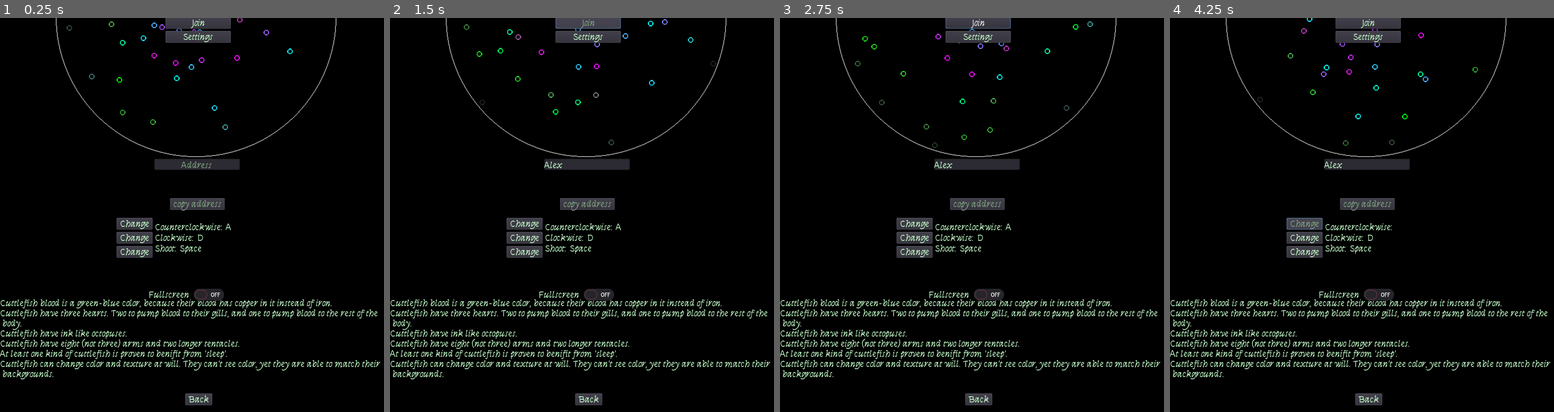
Above: before the commit, frames 1-4 (left to right).
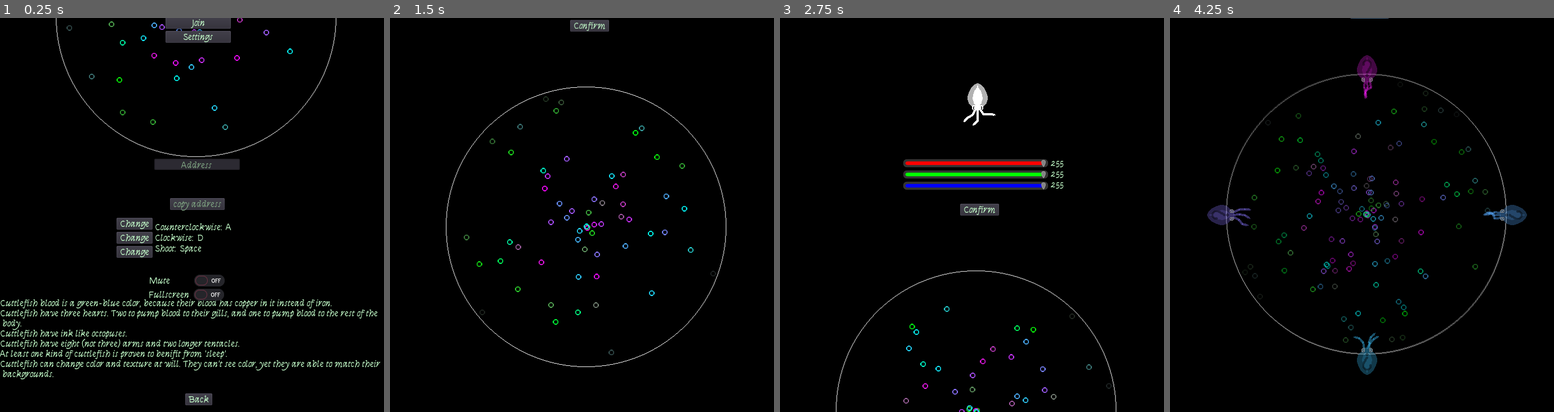
Above: after the commit, the same moments.

Repository: the-alex-g/NetworkedSquidGame
Game: Godot game, scene res://PlayerIntegration/Lobby/Lobby.tscn
Same seed, same stepped clock (60 frames per second), same inputs: the game is played once before the commit and once after it.
Inputs (mouse positions are in pixels of both pictures, inside the frame that each line leads up to):
- Up to frame 1 (0.25 s): no input
- Up to frame 2 (1.5 s): click (585, 163) at 0.52 s; type "Alex" at 0.6 s; click "Join" at 1.25 s
- Up to frame 3 (2.75 s): click (979, 124) at 2 s, where only the run after the commit has a clickable "Confirm"
- Up to frame 4 (4.25 s): click (1369, 211) at 2.75 s, where only the run after the commit has a clickable "Confirm"; click (1304, 222) at 3.5 s, where only the run before the commit has a clickable "Change"

The runs differ from the first frame. In frame 1, 0.3% of the frame differs, in the area x 39-59%, y 65-69%; in frame 2, 8.7%; in frame 3, 10%; in frame 4, 11%, in the area x 0-100%, y 0-99%.
Error in both runs: Invalid get index '2' (on base: 'Array'). (res://PlayerIntegration/Lobby/Lobby.gd:20)

Commit message:
Add mute toggle

Diff:
--- a/project/PlayerIntegration/Lobby/Lobby.gd
+++ b/project/PlayerIntegration/Lobby/Lobby.gd
@@ -59,7 +59,7 @@
 
 func _on_Host_pressed():
 	var network := NetworkedMultiplayerENet.new()
-	_error = network.create_server(_port, 4)
+	_error = network.create_server(4242, 4)#_port, 4)
 	if _error != OK:
 		print("server creation failed: "+str(_error))
 	else:
@@ -70,7 +70,7 @@
 
 func _on_Join_pressed():
 	var network := NetworkedMultiplayerENet.new()
-	_error = network.create_client(_parse_ip(_code), _parse_port(_code))
+	_error = network.create_client("127.0.0.1", 4242)#_parse_ip(_code), _parse_port(_code))
 	if _error != OK:
 		print("client creation failed: "+_error)
 	else:
@@ -177,3 +177,7 @@
 
 func _on_Button_pressed():
 	OS.set_clipboard(_address+_separation_character+str(_port))
+
+
+func _on_Mute_toggled(button_pressed:bool):
+	AudioServer.set_bus_mute(0,button_pressed)
--- a/project/PlayerIntegration/Lobby/Lobby.tscn
+++ b/project/PlayerIntegration/Lobby/Lobby.tscn
@@ -289,6 +289,25 @@
 custom_colors/font_color_hover = Color( 0.494118, 0.639216, 0.505882, 1 )
 custom_colors/font_color_pressed = Color( 0.772549, 1, 0.796078, 1 )
 text = "Fullscreen"
+__meta__ = {
+"_edit_use_anchors_": false
+}
+
+[node name="Mute" type="CheckButton" parent="."]
+anchor_left = 0.5
+anchor_top = 1.0
+anchor_right = 0.5
+anchor_bottom = 1.0
+margin_left = -90.8492
+margin_top = 97.1716
+margin_right = 61.1508
+margin_bottom = 137.172
+custom_fonts/font = ExtResource( 4 )
+custom_colors/font_color_hover_pressed = Color( 0.494118, 0.639216, 0.505882, 1 )
+custom_colors/font_color = Color( 0.772549, 1, 0.796078, 1 )
+custom_colors/font_color_hover = Color( 0.494118, 0.639216, 0.505882, 1 )
+custom_colors/font_color_pressed = Color( 0.772549, 1, 0.796078, 1 )
+text = "Mute"
 __meta__ = {
 "_edit_use_anchors_": false
 }
@@ -325,4 +344,5 @@
 [connection signal="pressed" from="HBoxContainer/VBoxContainer/Clockwise" to="." method="_on_Clockwise_pressed"]
 [connection signal="pressed" from="HBoxContainer/VBoxContainer/Shoot" to="." method="_on_Shoot_pressed"]
 [connection signal="toggled" from="Fullscreen" to="." method="_on_Fullscreen_toggled"]
+[connection signal="toggled" from="Mute" to="." method="_on_Mute_toggled"]
 [connection signal="pressed" from="Button" to="." method="_on_Button_pressed"]
Not shown, changed: project/export_presets.cfg
